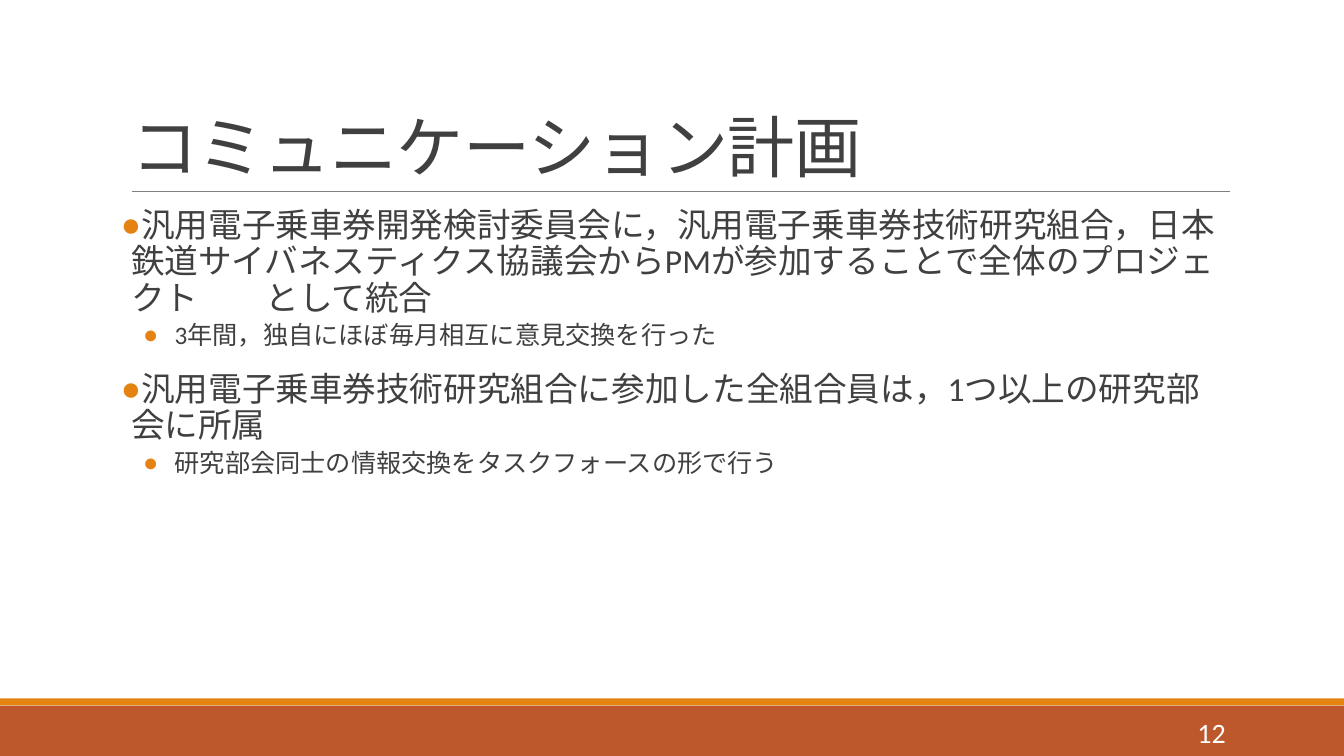
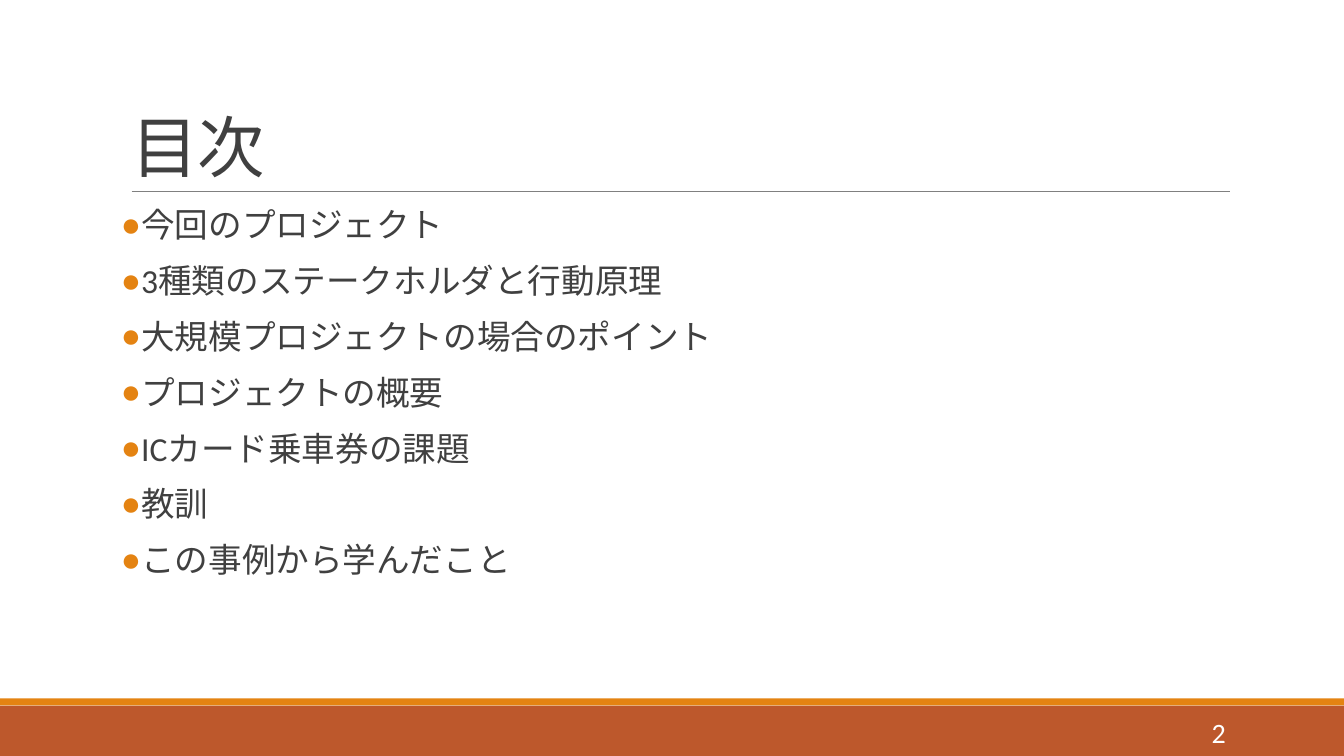
Before and after one commit to horiuchi-lab-teamA/horiuchi-lab-teamA-, a slide deck: slide 2 of ゼミ1/j04/1342082.pptx (slide 12 before the commit). Drawn at 1344x756 pixels with LibreOffice and Linux fonts; fonts in the diff are those of the drawing. Boxes give left, top, right and bottom in pixels: in the first picture for what was removed or moved away, otherwise in the second. Text is boxed around its words. In the diff, an @@ line names an element or a change of style, - is before the commit and + after.

```diff
--- a/ゼミ1/j04/1342082.pptx
+++ b/ゼミ1/j04/1342082.pptx
@@ title at (x1=131, y1=116, x2=265, y2=177): text changed @@
-コミュニケーション計画
+目次
@@ text at (x1=141, y1=208, x2=712, y2=575): text changed @@
-● 汎用電子乗車券開発検討委員会に，汎用電子乗車券技術研究組合，日本鉄道サイバネスティクス協議会からPMが参加することで全体のプロジェクト として統合
-  ● 3年間，独自にほぼ毎月相互に意見交換を行った
-● 汎用電子乗車券技術研究組合に参加した全組合員は，1つ以上の研究部会に所属
-  ● 研究部会同士の情報交換をタスクフォースの形で行う
+● 今回のプロジェクト
+● 3種類のステークホルダと行動原理
+● 大規模プロジェクトの場合のポイント
+● プロジェクトの概要
+● ICカード乗車券の課題
+● 教訓
+● この事例から学んだこと
@@ page number at (x1=1212, y1=725, x2=1226, y2=743): text changed @@
-12
+2
```
Also in this commit, not shown: 4 other slides changed, 4 slides removed, 3 other files.
